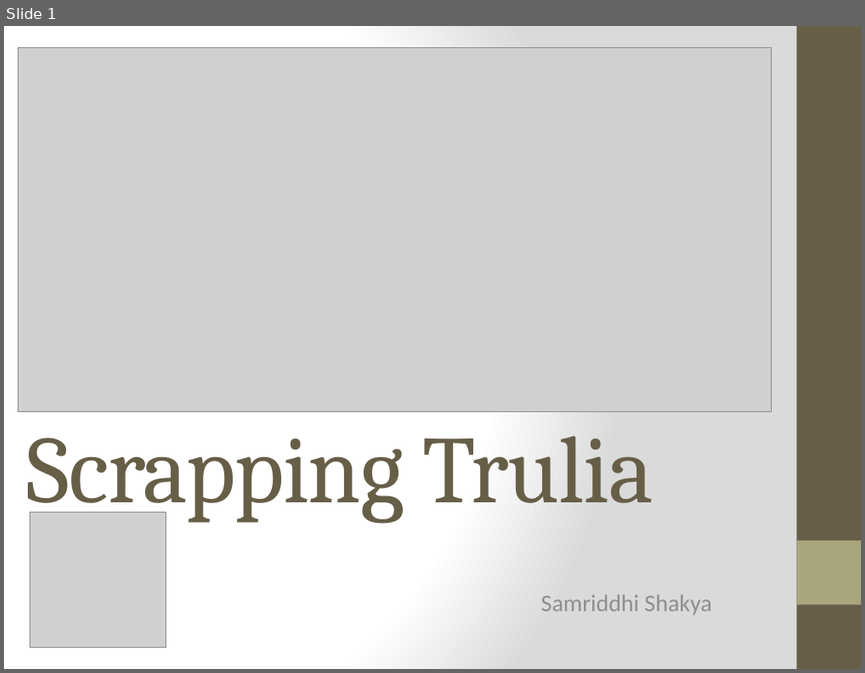
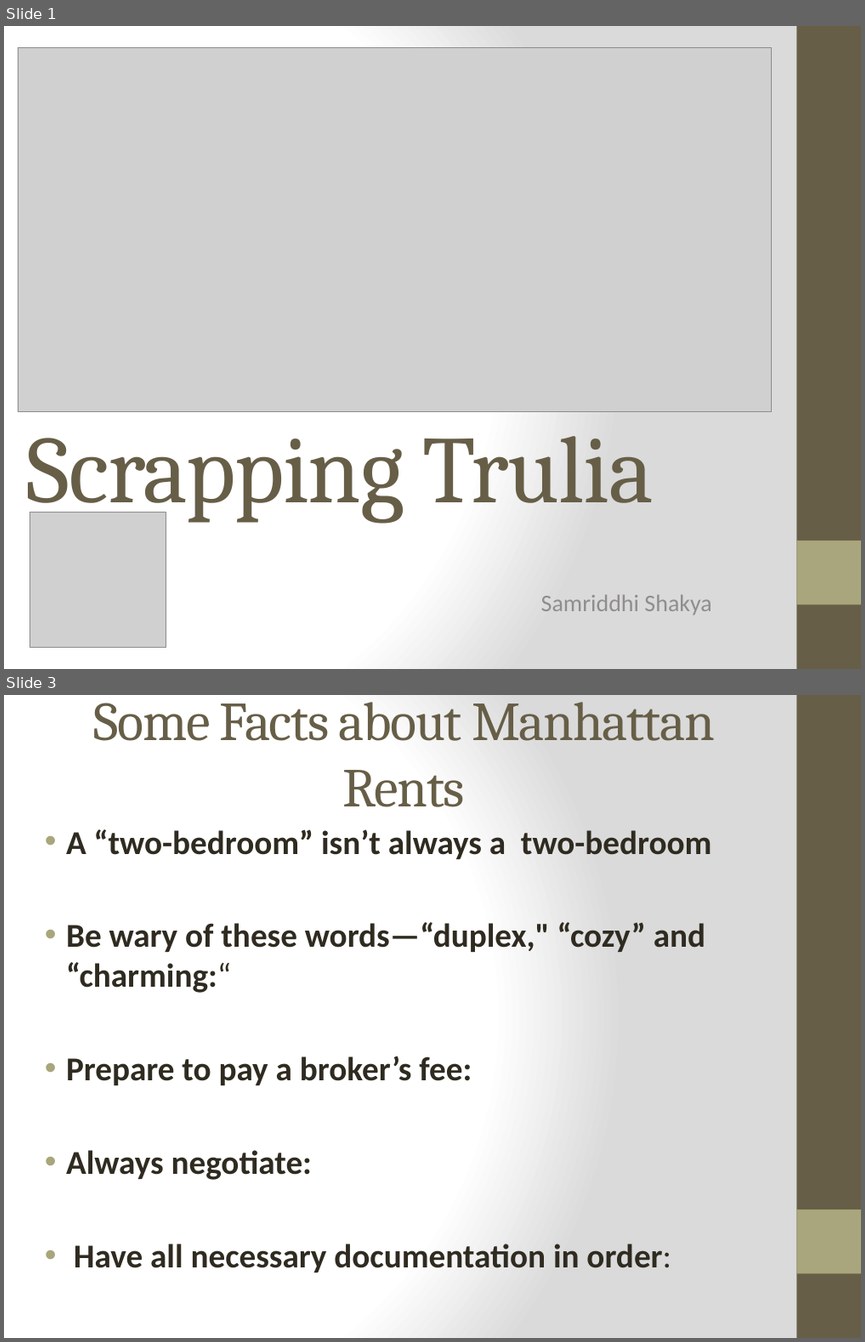
Before and after one commit to nycdatasci/bootcamp006_project, a slide deck: Project3-WebScraping/Samriddhi_Trulia/Trulia Scrapping.pptx. Shown one above the other, each under a label of ours: slide 1 before the commit, slides 1 and 3 after it; the slides between them are not shown. The pictures are 865x673 and 865x1342 pixels, drawn with LibreOffice and Linux fonts; fonts in the diff are those of the drawing; grey boxes stand for pictures. Boxes give left, top, right and bottom in pixels: in the first picture for what was removed or moved away, otherwise in the second. Text is boxed around its words. In the diff, an @@ line names an element or a change of style, - is before the commit and + after.

```diff
--- a/Project3-WebScraping/Samriddhi_Trulia/Trulia Scrapping.pptx
+++ b/Project3-WebScraping/Samriddhi_Trulia/Trulia Scrapping.pptx
@@ slide 3 added at [4, 695, 861, 1338], background gradient #FFFFFF to #DADADA; not listed: 2 template elements that a slide beside it also shows @@
@@ title added at [94, 702, 715, 807], 46 pt, text #675E47 @@
+Some Facts about Manhattan Rents
@@ text added at [66, 829, 712, 1272], 28 pt, text #2F2B20, bold @@
+• A “two-bedroom” isn’t always a two-bedroom
+• Be wary of these words—“duplex," “cozy” and “charming:“
+• Prepare to pay a broker’s fee:
+• Always negotiate:
+• Have all necessary documentation in order:
```
Also in this commit, not shown: 4 slides changed, 3 other slides added, 5 slides removed, 5 other files.
